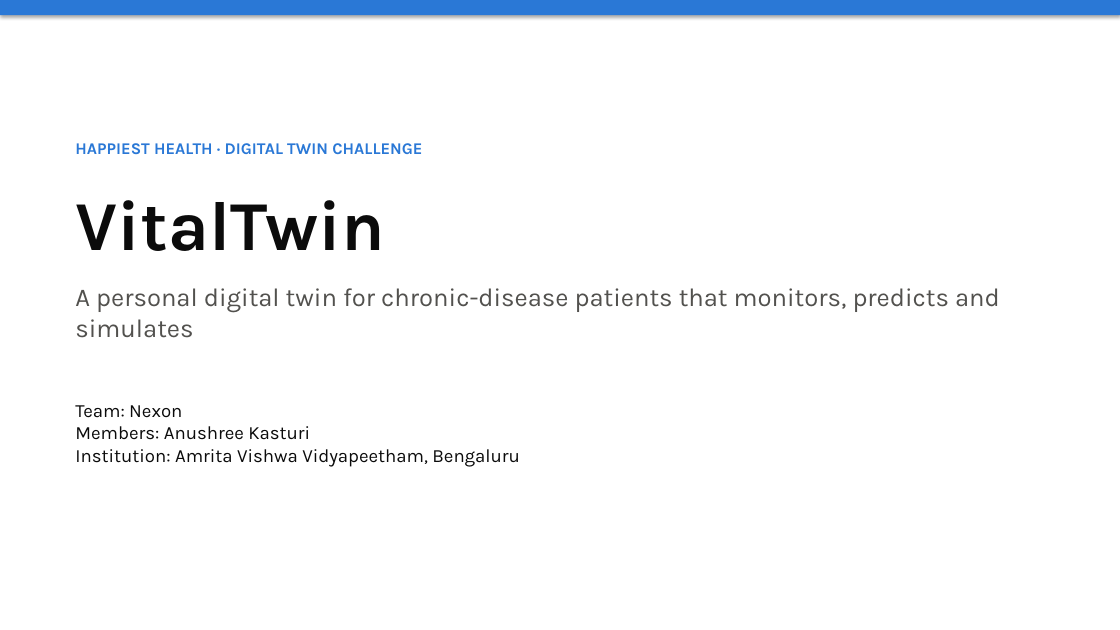
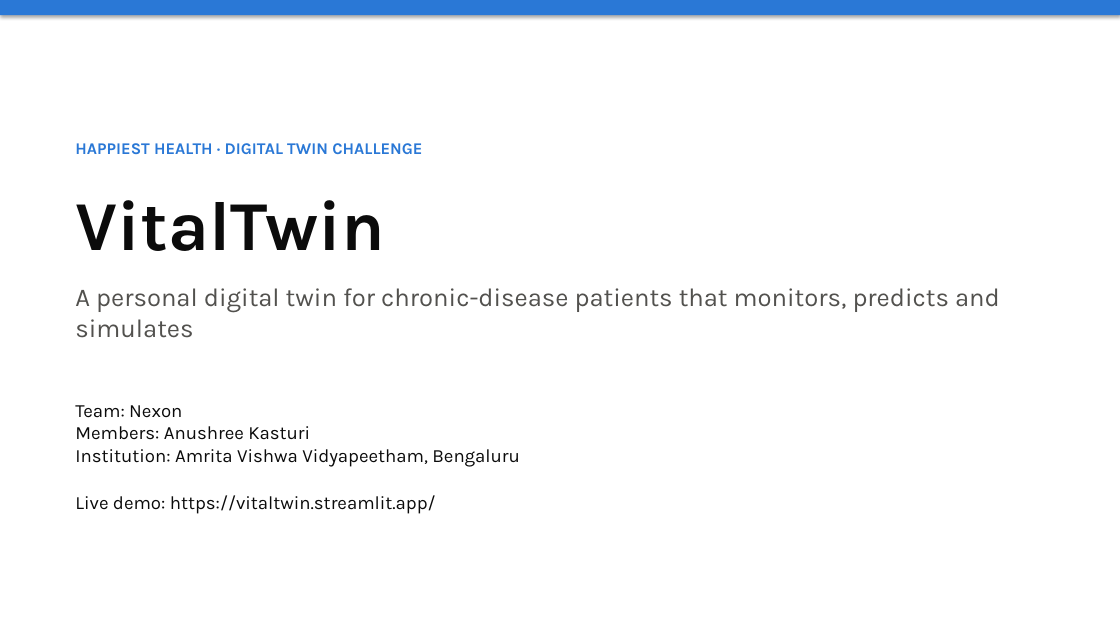
Before and after one commit to AnushreeKasturi/health-digital-twin, a slide deck: slide 1 of docs/VitalTwin_Presentation.pptx. Drawn at 1120x630 pixels with LibreOffice and Linux fonts; fonts in the diff are those of the drawing. Boxes give left, top, right and bottom in pixels: in the first picture for what was removed or moved away, otherwise in the second. Text is boxed around its words. In the diff, an @@ line names an element or a change of style, - is before the commit and + after.

Commit message:
Add live demo link (vitaltwin.streamlit.app)

```diff
--- a/docs/VitalTwin_Presentation.pptx
+++ b/docs/VitalTwin_Presentation.pptx
@@ text at [75,495,436,514]: paragraph added @@
+Live demo: https://vitaltwin.streamlit.app/
```
Also in this commit, not shown: 1 other slide changed, 5 other files.
